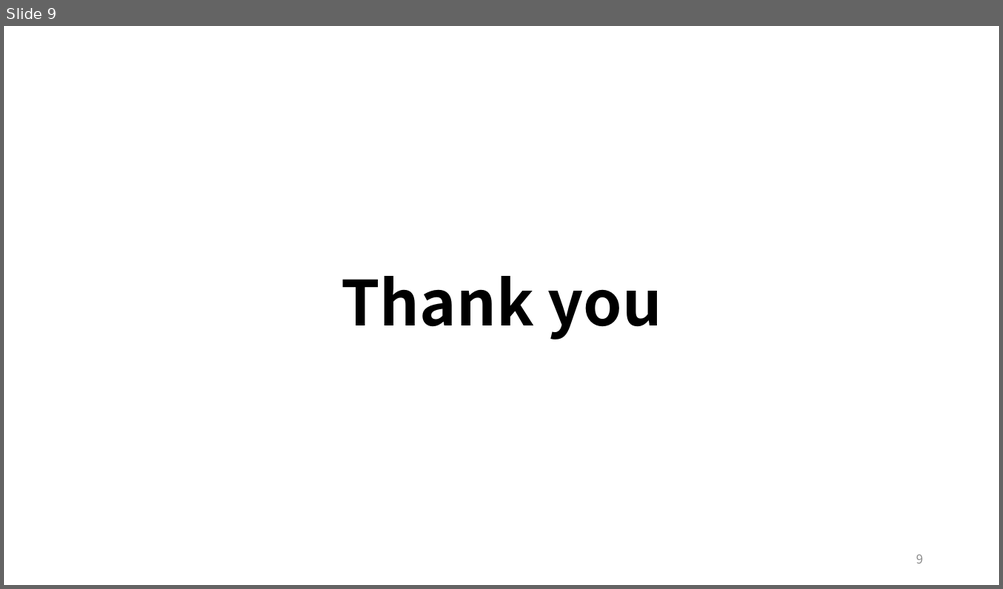
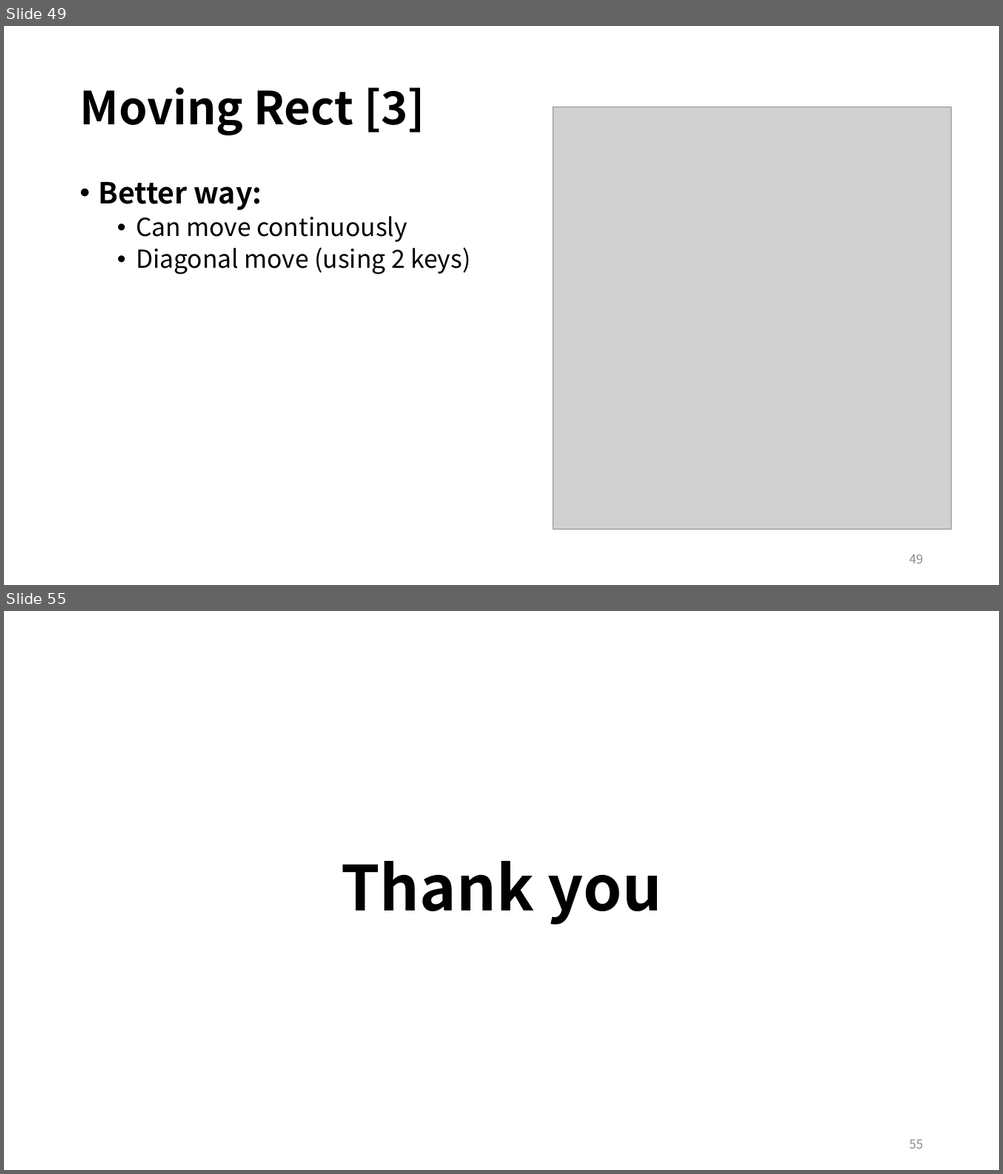
Before and after one commit to EunSeong-Park/EunSeong-Park.github.io, a slide deck: contents/2020_ITinerary/assets/session_4/preclass.pptx. Shown one above the other, each under a label of ours: slide 9 before the commit, slides 49 and 55 after it; the slides between them are not shown. The pictures are 1003x589 and 1003x1174 pixels, drawn with LibreOffice and Linux fonts; fonts in the diff are those of the drawing; grey boxes stand for pictures. Boxes give left, top, right and bottom in pixels: in the first picture for what was removed or moved away, otherwise in the second. Text is boxed around its words. In the diff, an @@ line names an element or a change of style, - is before the commit and + after.

```diff
--- a/contents/2020_ITinerary/assets/session_4/preclass.pptx
+++ b/contents/2020_ITinerary/assets/session_4/preclass.pptx
@@ slide 49 added at <box>4,26,999,585</box>, background #FFFFFF @@
@@ title added at <box>79,87,425,136</box>, 44 pt, text #000000, bold @@
+Moving Rect [3]
@@ picture added at <box>552,107,950,531</box> @@
@@ text added at <box>99,182,470,275</box>, 24 pt, text #000000 @@
+• Better way:
+  • Can move continuously
+  • Diagonal move (using 2 keys)
@@ page number added at <box>909,554,923,564</box>, 12 pt, text #8C8C8C @@
+49
@@ what was slide 9 is now slide 55 @@
@@ page number at <box>909,1140,923,1149</box>: text changed @@
-9
+55
```
Also in this commit, not shown: 1 slide changed, 46 other slides added, 1 slide removed, 6 other files.
